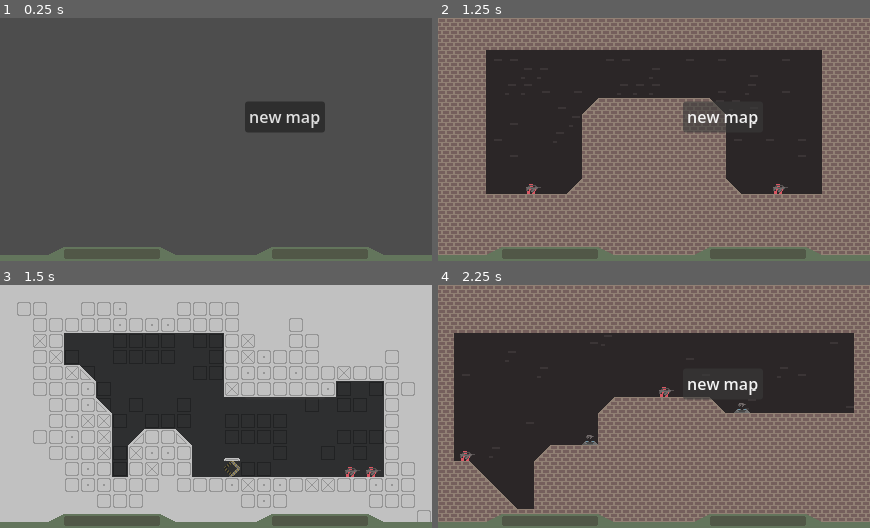
Above: before the commit, frames 1-4 (two rows, left to right).
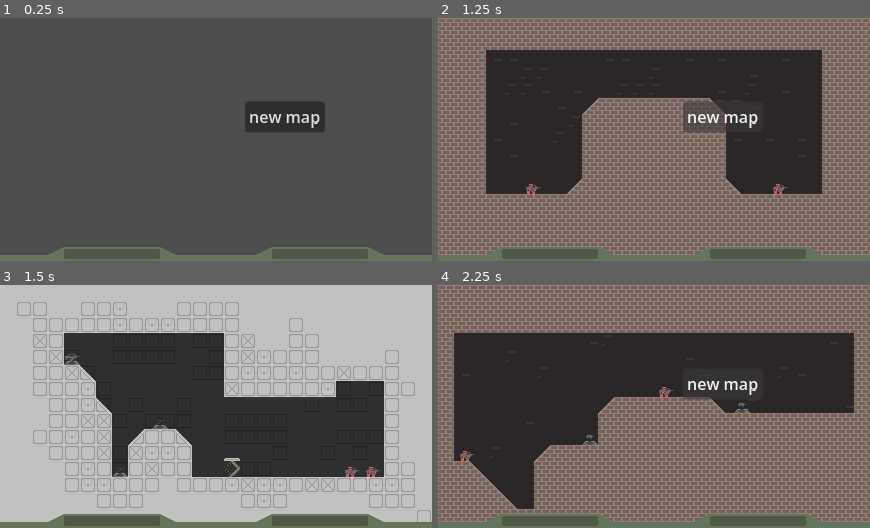
Above: after the commit, the same moments.

Repository: snuggyizme/horse-fishstick
Game: Godot game, scene res://scenes/main.tscn
Two runs of this game, one before a commit and one after it. Both use one fixed random seed, a clock stepped at 60 frames per second and the inputs below. The project has no main scene, so this scene is started directly.
Inputs:
- Up to frame 1 (0.25 s): no input
- Up to frame 2 (1.25 s): click "new map" at 0.5 s
- Up to frame 3 (1.5 s): click "new map" at 1.25 s
- Up to frame 4 (2.25 s): click "new map" at 2 s

Frames 1-2 are identical in both runs. In frame 3, 0.2% of the frame differs, in the area x 14-39%, y 28-80%; in frame 4, nothing differs.

Commit message:
chamber-01 with guns

Diff:
--- a/scenes/maps/chamber_01.tscn
+++ b/scenes/maps/chamber_01.tscn
@@ -1,6 +1,9 @@
 [gd_scene format=4 uid="uid://bfepyq5kjtcw7"]
 
 [ext_resource type="TileSet" uid="uid://cdxwohf1nk3s8" path="res://assets/tileset.tres" id="1_qibph"]
+[ext_resource type="PackedScene" uid="uid://dij03yxhvec7u" path="res://scenes/spawner.tscn" id="2_bdj28"]
+[ext_resource type="Resource" uid="uid://dc7qt5ungvyfe" path="res://guns/t-M0N.tres" id="3_agnfu"]
+[ext_resource type="Resource" uid="uid://bvtygt0imthr5" path="res://guns/desert-eagle.tres" id="4_liuyj"]
 
 [sub_resource type="WorldBoundaryShape2D" id="WorldBoundaryShape2D_lg23i"]
 distance = -447.0
@@ -28,3 +31,17 @@
 
 [node name="b" type="Marker2D" parent="playerspawns" unique_id=1918117365]
 position = Vector2(350, 181)
+
+[node name="spawners" type="Node2D" parent="." unique_id=1463335189]
+
+[node name="1" parent="spawners" unique_id=841179750 instance=ExtResource("2_bdj28")]
+position = Vector2(72, 72)
+gun = ExtResource("3_agnfu")
+
+[node name="2" parent="spawners" unique_id=491230946 instance=ExtResource("2_bdj28")]
+position = Vector2(160, 136)
+gun = ExtResource("4_liuyj")
+
+[node name="3" parent="spawners" unique_id=664729717 instance=ExtResource("2_bdj28")]
+position = Vector2(120, 184)
+gun = ExtResource("4_liuyj")
